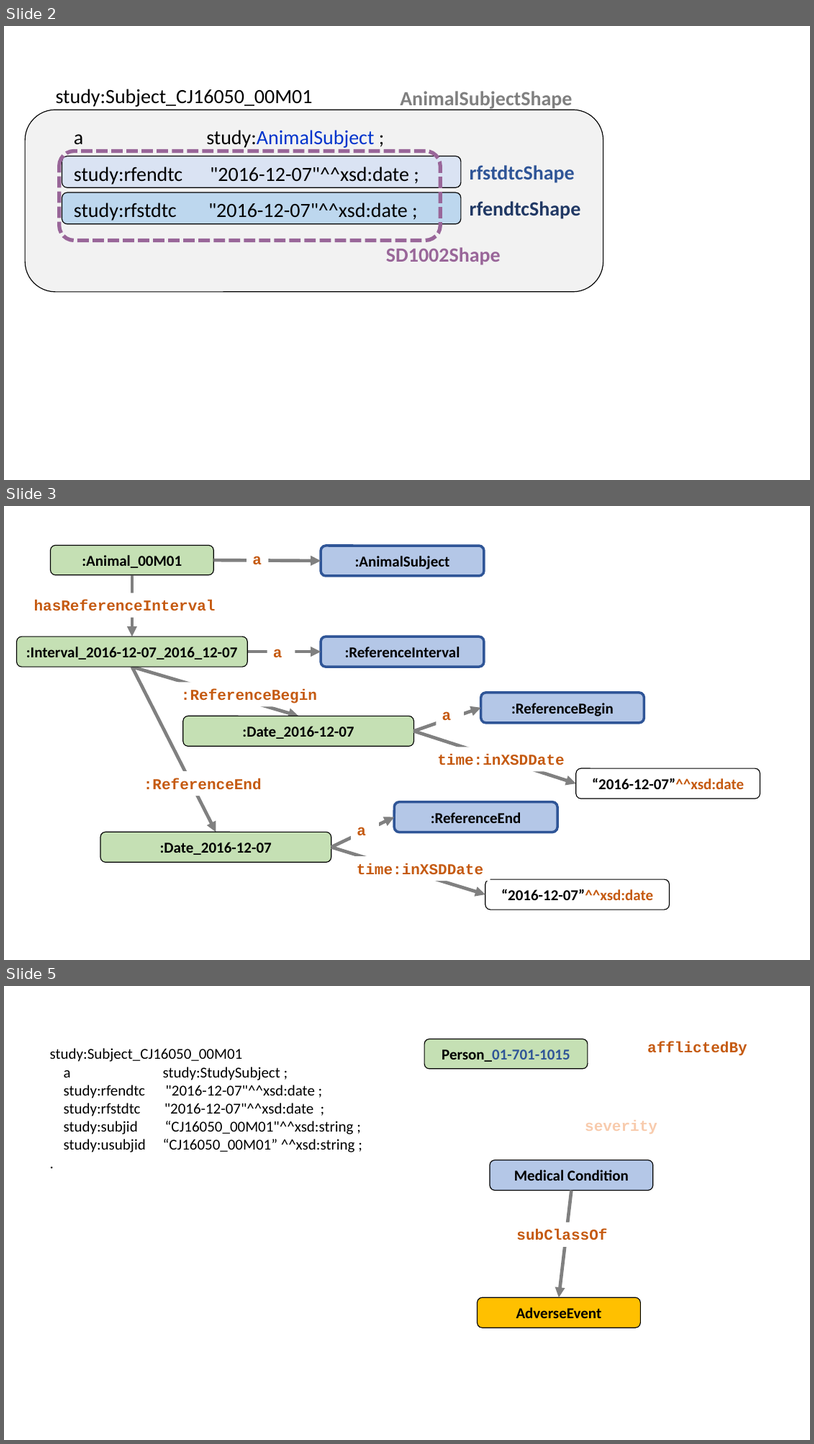
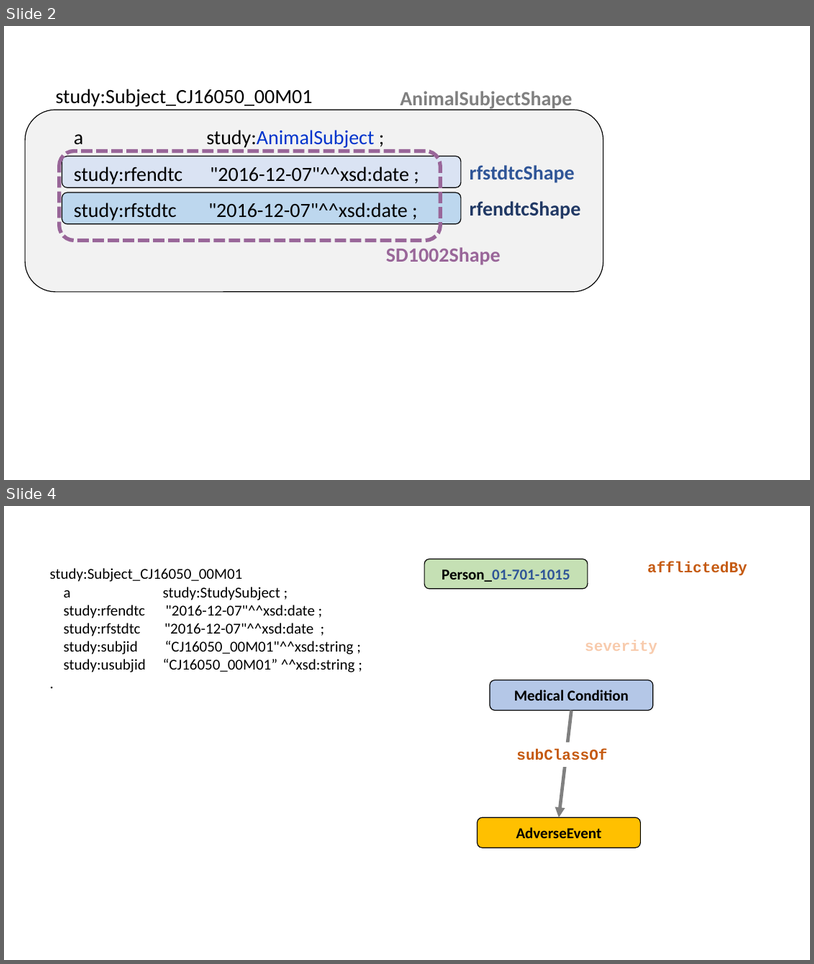
Before and after one commit to phuse-org/SENDConform, a slide deck: doc/images/ImageSources.pptx. Shown one above the other, each under a label of ours: slides 2, 3 and 5 before the commit, slides 2 and 4 after it; the slides between them are not shown. The pictures are 814x1444 and 814x964 pixels, drawn with LibreOffice and Linux fonts; fonts in the diff are those of the drawing. Boxes give left, top, right and bottom in pixels: in the first picture for what was removed or moved away, otherwise in the second. Text is boxed around its words. In the diff, an @@ line names an element or a change of style, - is before the commit and + after.

Commit message:
updates to Animal model forthcoming

```diff
--- a/doc/images/ImageSources.pptx
+++ b/doc/images/ImageSources.pptx
@@ slide 3 removed at bbox=[4, 506, 810, 960], background #FFFFFF @@
@@ rounded rectangle removed at bbox=[51, 546, 214, 575] @@
-:Animal_00M01
@@ rounded rectangle removed at bbox=[321, 546, 484, 576] @@
-:AnimalSubject
@@ arrow removed from (214, 560) to (321, 561) @@
@@ text removed at bbox=[252, 556, 262, 564] @@
-a
@@ arrow removed from (132, 575) to (132, 636) @@
@@ text removed at bbox=[34, 600, 216, 611] @@
-hasReferenceInterval
@@ rounded rectangle removed at bbox=[17, 636, 248, 667] @@
-:Interval_2016-12-07_2016_12-07
@@ arrow removed from (248, 651) to (321, 651) @@
@@ text removed at bbox=[273, 649, 283, 657] @@
-a
@@ rounded rectangle removed at bbox=[321, 636, 484, 667] @@
-:ReferenceInterval
@@ arrow removed from (132, 667) to (298, 716) @@
@@ arrow removed from (132, 667) to (216, 832) @@
@@ text removed at bbox=[181, 689, 317, 703] @@
-:ReferenceBegin
@@ rounded rectangle removed at bbox=[481, 692, 645, 723] @@
-:ReferenceBegin
@@ rounded rectangle removed at bbox=[183, 716, 414, 746] @@
-:Date_2016-12-07
@@ arrow removed from (414, 731) to (481, 708) @@
@@ text removed at bbox=[442, 711, 452, 720] @@
-a
@@ arrow removed from (414, 731) to (576, 783) @@
@@ text removed at bbox=[437, 754, 564, 765] @@
-time:inXSDDate
@@ text removed at bbox=[144, 778, 262, 790] @@
-:ReferenceEnd
@@ rounded rectangle removed at bbox=[576, 768, 760, 798] @@
-“2016-12-07”^^xsd:date
@@ rounded rectangle removed at bbox=[395, 802, 558, 832] @@
-:ReferenceEnd
@@ arrow removed from (332, 847) to (395, 817) @@
@@ text removed at bbox=[357, 826, 366, 835] @@
-a
@@ rounded rectangle removed at bbox=[100, 832, 332, 862] @@
-:Date_2016-12-07
@@ arrow removed from (332, 847) to (486, 894) @@
@@ text removed at bbox=[357, 863, 484, 875] @@
-time:inXSDDate
@@ rounded rectangle removed at bbox=[486, 879, 669, 909] @@
-“2016-12-07”^^xsd:date
@@ what was slide 5 is now slide 4 @@
```
Also in this commit, not shown: 1 slide changed, 7 other files.
